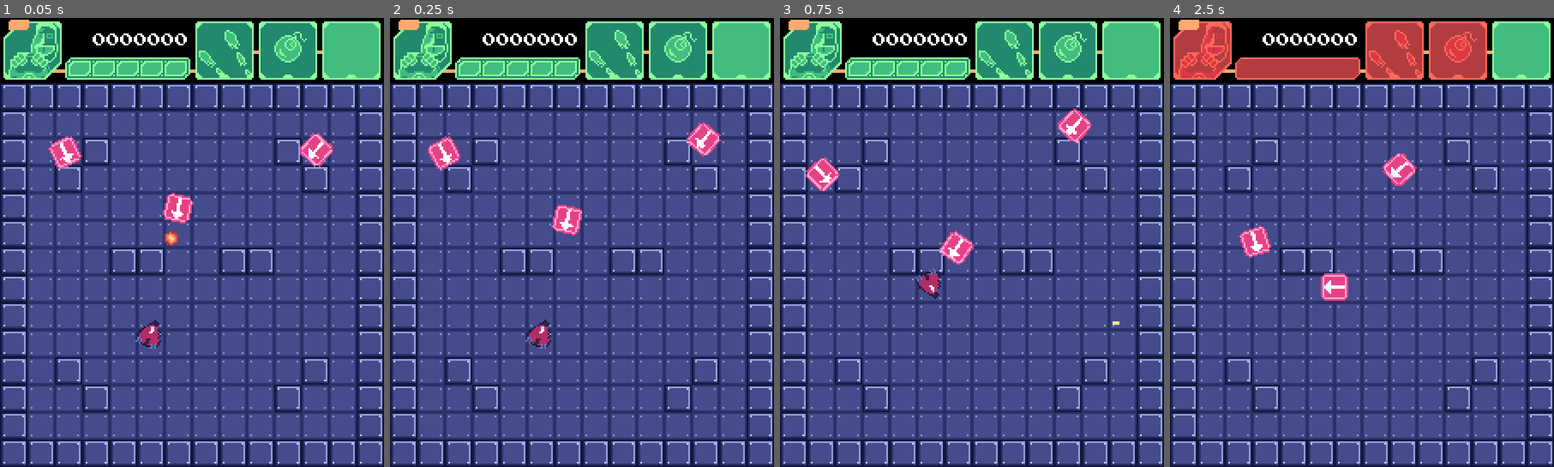
Above: before the commit, frames 1-4 (left to right).
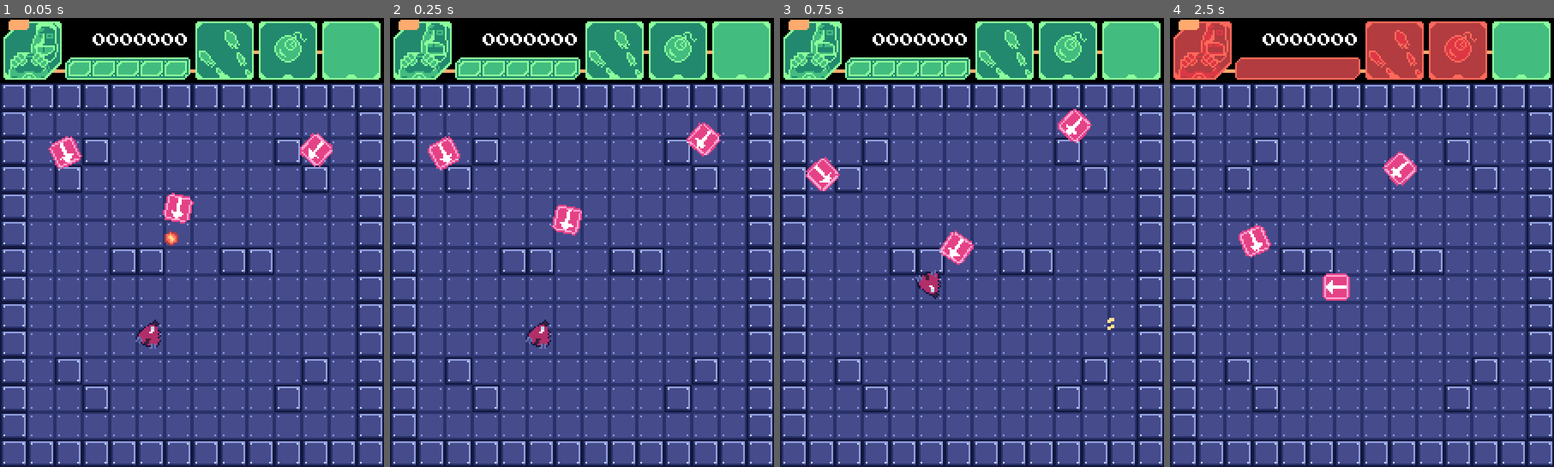
Above: after the commit, the same moments.

Repository: andresTapari/Haha-Woo-
Game: Godot game, scene res://scenes/lvl/dev_lvl.tscn
The game is run twice, just before and just after one commit, with the same random seed, the same clock (stepped at 60 frames per second) and the same inputs.
Inputs (mouse positions are in pixels of both pictures, inside the frame that each line leads up to):
- Up to frame 1 (0.05 s): no input
- Up to frame 2 (0.25 s): no input
- Up to frame 3 (0.75 s): move the mouse to (952, 332) at 0.52 s; press the mouse at (952, 332) at 0.53 s; hold Up (ui_up) from 0.53 s (still down)
- Up to frame 4 (2.5 s): move the mouse to (1477, 309) at 1.27 s; release the mouse at (1477, 309) at 1.28 s; click (1477, 309) at 1.35 s; move the mouse to (1246, 175) at 2.02 s; release Up (ui_up) at 2.03 s; press the mouse at (1246, 175) at 2.03 s; hold Left (ui_left) from 2.03 s (still down)

Frame 1 is identical in both runs. In frame 2, 0.2% of the frame differs, in the area x 8-16%, y 1-9%; in frame 3, 0.3%; in frame 4, 0.6%, in the area x 8-65%, y 1-63%.

Commit message:
Actualizar project.godot, movil_enemy.tscn y 7 más archivos...

Diff:
--- a/project.godot
+++ b/project.godot
@@ -12,7 +12,7 @@
 
 config/name="Top Down Shooter"
 run/main_scene="res://scenes/lvl/dev_lvl.tscn"
-config/features=PackedStringArray("4.0", "GL Compatibility")
+config/features=PackedStringArray("4.1", "GL Compatibility")
 config/icon="res://icon.svg"
 
 [display]
@@ -54,7 +54,7 @@
 }
 shoot={
 "deadzone": 0.5,
-"events": [Object(InputEventMouseButton,"resource_local_to_s …(205 unchanged characters)… r2(0, 0),"factor":1.0,"button_index":1,"pressed":false,"double_click":false,"script":null)
+"events": [Object(InputEventMouseButton,"resource_local_to_s …(205 unchanged characters)… r2(0, 0),"factor":1.0,"button_index":1,"canceled":false,"pressed":false,"double_click":false,"script":null)
 ]
 }
 
--- a/scenes/enemys/movile_enemy/movil_enemy.tscn
+++ b/scenes/enemys/movile_enemy/movil_enemy.tscn
@@ -33,7 +33,7 @@
 [node name="NavigationAgent2D" type="NavigationAgent2D" parent="."]
 avoidance_enabled = true
 radius = 32.0
-time_horizon = 0.2
+time_horizon_agents = 0.2
 max_speed = 1000.0
 debug_use_custom = true
 debug_path_custom_color = Color(1, 0.0588235, 0.0588235, 1)
--- a/scenes/lvl/dev_lvl.tscn
+++ b/scenes/lvl/dev_lvl.tscn
@@ -8,6 +8,8 @@
 
 [node name="dev_lvl" type="Node2D"]
 script = ExtResource("1_xnij3")
+
+[node name="Control" parent="." instance=ExtResource("3_j8qqq")]
 
 [node name="TileMap" type="TileMap" parent="."]
 texture_filter = 3
@@ -36,6 +38,4 @@
 SPEED = 2000.0
 player_path = NodePath("../Player")
 
-[node name="Control" parent="." instance=ExtResource("3_j8qqq")]
-
-[connection signal="update_health_value_ui" from="Player" to="Control" method="_on_player_update_health_value_ui"]
+[connection signal="update_ui" from="Player" to="Control" method="_on_player_update_ui"]
--- a/scenes/player/player.tscn
+++ b/scenes/player/player.tscn
@@ -1,30 +1,110 @@
-[gd_scene load_steps=4 format=3 uid="uid://od6yx3hynn6k"]
+[gd_scene load_steps=7 format=3 uid="uid://od6yx3hynn6k"]
 
 [ext_resource type="Script" path="res://scripts/player/player.gd" id="1_b5heu"]
 [ext_resource type="Texture2D" uid="uid://bsc5f1oopduo7" path="res://assets/aseprite/player/player_ship.png" id="2_3kx8f"]
 
+[sub_resource type="AtlasTexture" id="AtlasTexture_gw5hv"]
+atlas = ExtResource("2_3kx8f")
+region = Rect2(0, 0, 16, 16)
+
+[sub_resource type="AtlasTexture" id="AtlasTexture_p006o"]
+atlas = ExtResource("2_3kx8f")
+region = Rect2(0, 0, 16, 16)
+
+[sub_resource type="SpriteFrames" id="SpriteFrames_c4p4g"]
+animations = [{
+"frames": [{
+"duration": 1.0,
+"texture": null
+}, {
+"duration": 1.0,
+"texture": SubResource("AtlasTexture_gw5hv")
+}, {
+"duration": 1.0,
+"texture": null
+}, {
+"duration": 1.0,
+"texture": SubResource("AtlasTexture_gw5hv")
+}, {
+"duration": 1.0,
+"texture": null
+}, {
+"duration": 1.0,
+"texture": SubResource("AtlasTexture_gw5hv")
+}, {
+"duration": 1.0,
+"texture": null
+}, {
+"duration": 1.0,
+"texture": SubResource("AtlasTexture_gw5hv")
+}],
+"loop": true,
+"name": &"idle_state",
+"speed": 10.0
+}, {
+"frames": [{
+"duration": 1.0,
+"texture": SubResource("AtlasTexture_p006o")
+}],
+"loop": true,
+"name": &"normal",
+"speed": 5.0
+}]
+
 [sub_resource type="CircleShape2D" id="CircleShape2D_rugm1"]
-radius = 6.0
+radius = 6.08276
 
 [node name="CharacterBody2D" type="CharacterBody2D" groups=["player"]]
 texture_filter = 3
 script = ExtResource("1_b5heu")
 
+[node name="AnimatedSprite2D" type="AnimatedSprite2D" parent="."]
+sprite_frames = SubResource("SpriteFrames_c4p4g")
+animation = &"normal"
+frame_progress = 0.921089
+
 [node name="PlayerShip" type="Sprite2D" parent="."]
+visible = false
 texture = ExtResource("2_3kx8f")
 
 [node name="CollisionShape2D" type="CollisionShape2D" parent="."]
-position = Vector2(1.06897e-06, -9.5806e-07)
 shape = SubResource("CircleShape2D_rugm1")
 
-[node name="Muzzle" type="Marker2D" parent="."]
+[node name="Muzzle_stage_1" type="Node2D" parent="."]
 position = Vector2(0, -8)
 rotation = -1.57079
 
-[node name="Muzzle2" type="Marker2D" parent="."]
-position = Vector2(5, -2)
+[node name="Muzzle6" type="Marker2D" parent="Muzzle_stage_1"]
+position = Vector2(-3.00005, 2.00008)
+
+[node name="Muzzle7" type="Marker2D" parent="Muzzle_stage_1"]
+position = Vector2(-3.00008, -1.99992)
+
+[node name="Muzzle_stage_2" type="Node2D" parent="."]
+
+[node name="Muzzle" type="Marker2D" parent="Muzzle_stage_2"]
+position = Vector2(0, -7)
 rotation = -1.57079
 
-[node name="Muzzle3" type="Marker2D" parent="."]
-position = Vector2(-5, -2)
-rotation = -1.57079
+[node name="Muzzle2" type="Marker2D" parent="Muzzle_stage_2"]
+position = Vector2(4, -3)
+rotation = -1.48284
+
+[node name="Muzzle4" type="Marker2D" parent="Muzzle_stage_2"]
+position = Vector2(-4, -3)
+rotation = -1.65806
+
+[node name="Muzzle_stage_3" type="Node2D" parent="."]
+
+[node name="Muzzle3" type="Marker2D" parent="Muzzle_stage_3"]
+position = Vector2(6, 0)
+rotation = -1.309
+
+[node name="Muzzle5" type="Marker2D" parent="Muzzle_stage_3"]
+position = Vector2(-6, 0)
+rotation = -1.84297
+
+[node name="Timers" type="Node2D" parent="."]
+
+[node name="Ide_timer" type="Timer" parent="Timers"]
+unique_name_in_owner = true
--- a/scripts/enemys/movil_enemy.gd
+++ b/scripts/enemys/movil_enemy.gd
@@ -59,7 +59,6 @@
 	$CadenceTimer.start()
 
 func hurt() -> void:
-
 	pass
 
 func _on_cadence_timer_timeout():
--- a/scripts/player/player.gd
+++ b/scripts/player/player.gd
@@ -1,19 +1,39 @@
 extends CharacterBody2D
 
-signal update_health_value_ui(current_health)
+# Señales emitidas
+signal update_ui(data)
 
-const VELOCIDAD: int = 10000
+# Escenas:
 var BULLET = preload("res://scenes/player/bullet.tscn")
-var direccion: Vector2 = Vector2.ZERO
-var muzzle_counter: int = 0
+
+# Variables de exportacion
+@export var VELOCIDAD: int = 10000
+@export var muzzle_stage: int = 1
+@export var idle_time: float = 1.0
+
+# Variables internas
 var health = 5
+var direccion :  Vector2 = Vector2.ZERO
+var muzzle_stage_1: Array = []
+var muzzle_stage_2: Array = []
+var muzzle_stage_3: Array = []
+
+
+func _ready() -> void:
+	muzzle_stage_1 = $Muzzle_stage_1.get_children()
+	muzzle_stage_2 = $Muzzle_stage_2.get_children()
+	muzzle_stage_3 = $Muzzle_stage_3.get_children()
+	%Ide_timer.wait_time = idle_time
+	update_ui_signal()
 
 func _physics_process(delta: float) -> void:
 	direccion = Vector2.ZERO
+
 	# Mouse Direction
 	var mouse_pos = get_viewport().get_mouse_position()
 	var direccion_mouse = (mouse_pos - global_position).normalized()
 	rotation = direccion_mouse.angle() + PI/2
+
 	# Input Teclado
 	if Input.is_action_pressed("ui_right"):
 		direccion.x += 1
@@ -34,21 +54,27 @@
 		shoot()
 
 func shoot() -> void:
-	var b = BULLET.instantiate()
-	match muzzle_counter:
-		0:
-			b.transform = $Muzzle.global_transform
-		1:
-			b.transform = $Muzzle2.global_transform
-		2:
-			b.transform = $Muzzle3.global_transform
-	get_parent().add_child(b)
-	muzzle_counter +=1
-	if muzzle_counter >2:
-		muzzle_counter = 0
+	var current_muzzle_list: Array = muzzle_stage_1
+	if muzzle_stage == 2:
+		current_muzzle_list = muzzle_stage_2
+	if muzzle_stage == 3:
+		current_muzzle_list = muzzle_stage_2 +  muzzle_stage_3
+
+	for muzzle in current_muzzle_list:
+		var b = BULLET.instantiate()
+		b.transform = muzzle.global_transform
+		get_parent().add_child(b)
 
 func hurt(damage: int = 1) -> void:
 	health -= damage
-	emit_signal("update_health_value_ui", health)
+	update_ui_signal()
+
 	if health <= 0:
 		queue_free()
+
+func update_ui_signal() -> void:
+	var data = {
+		"health": health,
+		"muzzle_stage": muzzle_stage
+	}
+	emit_signal("update_ui",data)
--- a/scripts/ui/healthBar.gd
+++ b/scripts/ui/healthBar.gd
@@ -8,4 +8,5 @@
 func update_draw(value: int) -> void:
 	if value > 5 or value < 0:
 		return
-	animatedSprite.frame = value
+	if animatedSprite:
+		animatedSprite.frame = value
--- a/scripts/ui/player_icon.gd
+++ b/scripts/ui/player_icon.gd
@@ -5,9 +5,6 @@
 func _ready():
 	animatedSprite.animation = "idle"
 	animatedSprite.frame = 0
-
-func _process(delta):
-	pass
 
 func handle_player_hit(currentLife: int) -> void:
 	if currentLife > 3:
--- a/scripts/ui/ui.gd
+++ b/scripts/ui/ui.gd
@@ -1,20 +1,12 @@
 extends Control
 
+func _on_player_update_ui(data: Dictionary):
+	var current_health = data["health"]
+	var muzzle_stage = data["muzzle_stage"]
 
-# Called when the node enters the scene tree for the first time.
-func _ready():
-	pass # Replace with function body.
-
-
-# Called every frame. 'delta' is the elapsed time since the previous frame.
-func _process(delta):
-	pass
-
-
-func _on_player_update_health_value_ui(current_health):
 	$healthBar.update_draw(current_health)
 	$Face_icon.handle_player_hit(current_health)
-	$special_1.update_special(1,current_health)
+	$special_1.update_special(muzzle_stage,current_health)
 	$special_2.update_special(current_health)
 	await  $Face_icon/AnimatedSprite2D.animation_finished
 	$Face_icon.update_draw(current_health)
